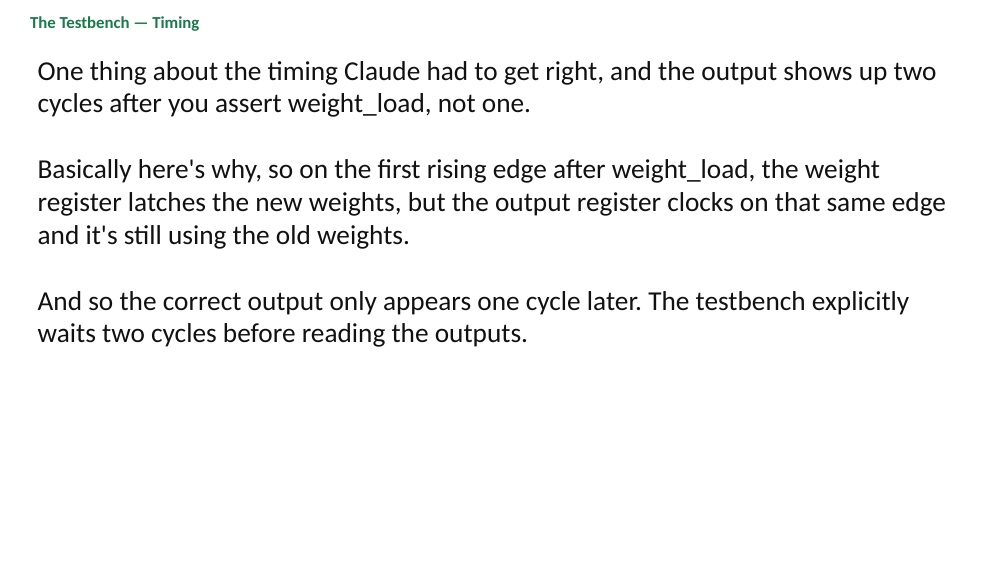
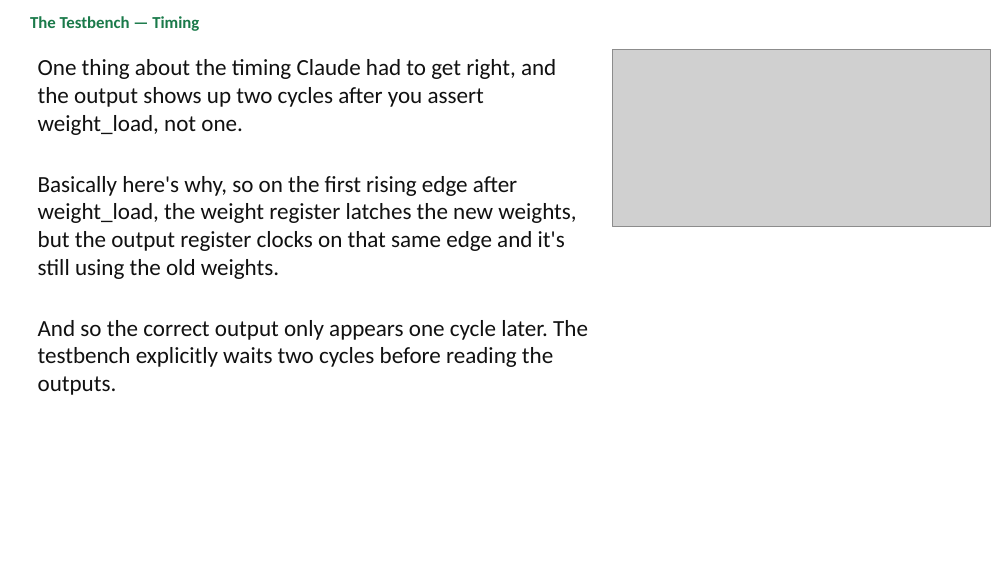
Before and after one commit to BaoPSU/ECE410-HW4AI, a slide deck: slide 6 of codefest/cf06/presentation/cf06_cllm_slides.pptx. Drawn at 1008x567 pixels with LibreOffice and Linux fonts; fonts in the diff are those of the drawing; grey boxes stand for pictures. Boxes give left, top, right and bottom in pixels: in the first picture for what was removed or moved away, otherwise in the second. Text is boxed around its words. In the diff, an @@ line names an element or a change of style, - is before the commit and + after.

```diff
--- a/codefest/cf06/presentation/cf06_cllm_slides.pptx
+++ b/codefest/cf06/presentation/cf06_cllm_slides.pptx
@@ text "One thing about the timing ..." at [38,59,588,395]: size 26 to 22 pt @@
@@ picture added at [613,49,991,227] @@
```
Also in this commit, not shown: 5 other slides changed, 1 other file.
